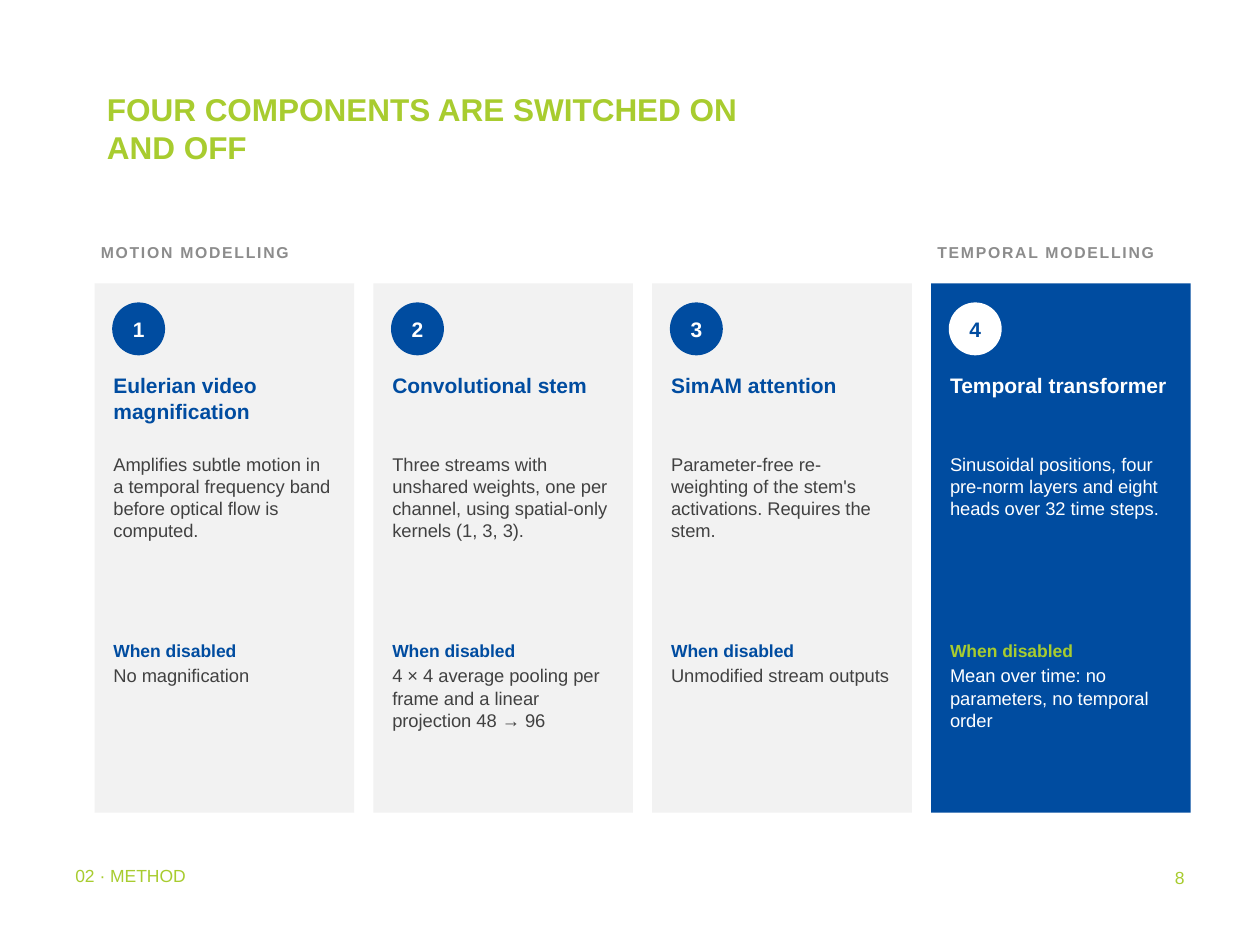
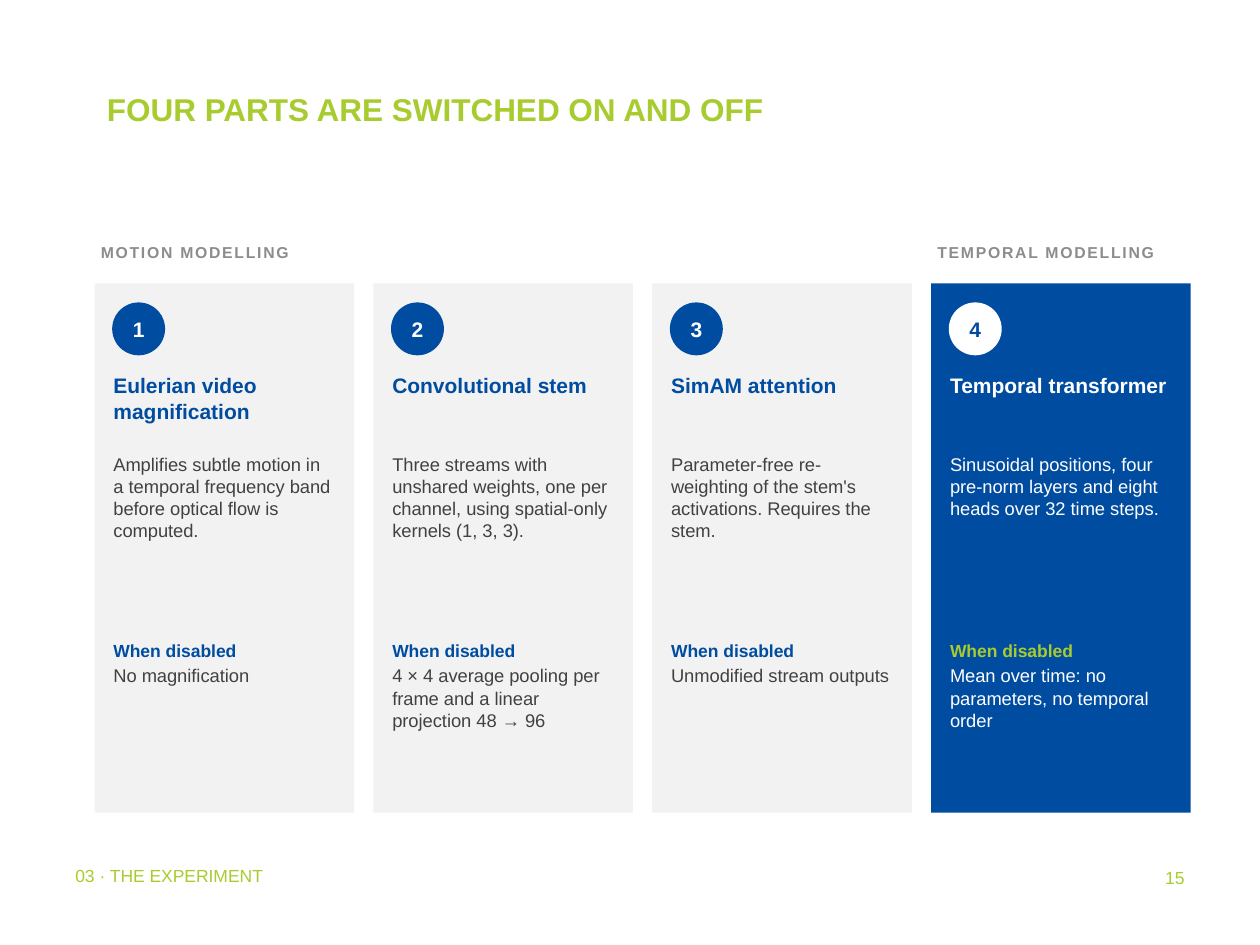
Before and after one commit to addhyan2000/FinalMERThesis, a slide deck: slide 15 of MER_Thesis_Defence.pptx (slide 8 before the commit). Drawn at 1260x945 pixels with LibreOffice and Linux fonts; fonts in the diff are those of the drawing; background and template pictures are left out. Boxes give left, top, right and bottom in pixels: in the first picture for what was removed or moved away, otherwise in the second. Text is boxed around its words. In the diff, an @@ line names an element or a change of style, - is before the commit and + after.

```diff
--- a/MER_Thesis_Defence.pptx
+++ b/MER_Thesis_Defence.pptx
@@ title at (x1=107, y1=99, x2=763, y2=122): text changed @@
-FOUR COMPONENTS ARE SWITCHED ON AND OFF
+FOUR PARTS ARE SWITCHED ON AND OFF
@@ text at (x1=75, y1=870, x2=263, y2=882): text changed @@
-02 · METHOD
+03 · THE EXPERIMENT
@@ page number at (x1=1165, y1=872, x2=1184, y2=884): text changed @@
-8
+15
```
Also in this commit, not shown: 36 other slides changed, 9 slides added, 2 slides removed, 1 other file.
